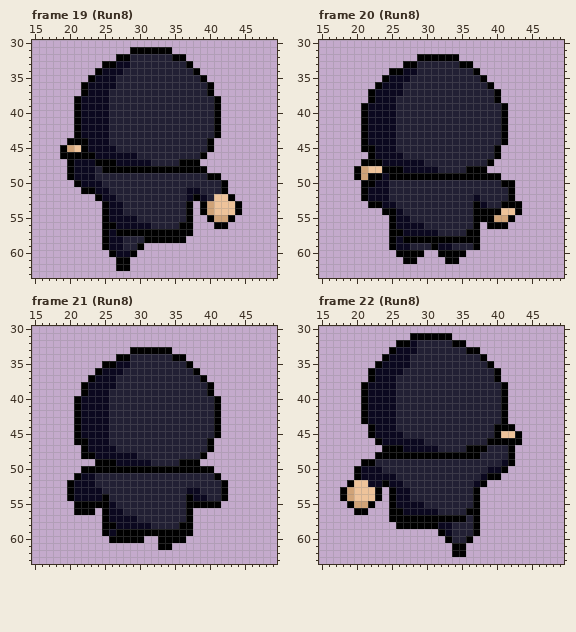
Edited in one commit: pixel-art file (Party Puncher/Assets/Aseprite/MIBRun.aseprite). The first picture shows the starting point.
64x64 pixels, 54 frames. Shown: frame 19 (Run8): x 15..49, y 30..63; frame 20 (Run8): x 15..49, y 30..63; frame 21 (Run8): x 15..49, y 30..63; frame 22 (Run8): x 15..49, y 30..63. The commit also changed other frames, which this record leaves out.
The same view after the edit:
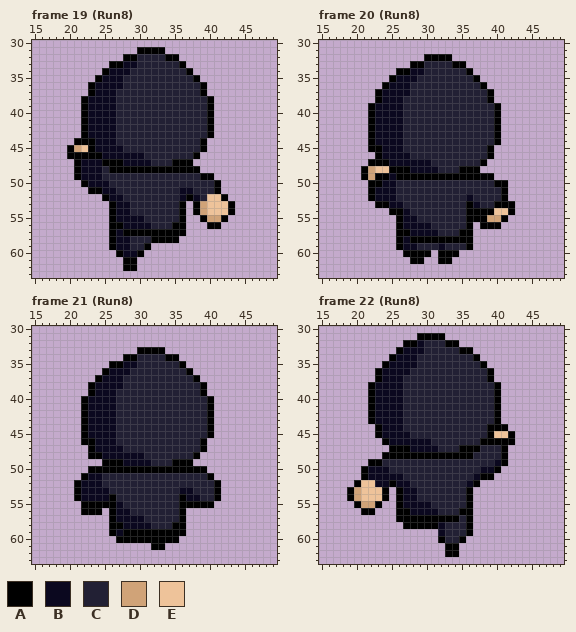
Palette (. is transparent): A #000000  B #0b081f  C #222034  D #d0a378  E #eec39a
The exact change:
Frame 19 (Run8):
y 31: x 29 A -> .; x 34 A -> .
y 32: x 27 A -> .; x 29 C -> A; x 34 C -> A; x 36 A -> .
y 33: x 25 A -> .; x 27 B -> A; x 29 C -> B; x 36..37 CA -> A.
y 34: x 24..25 AB -> .A; x 28 C -> B; x 37..38 CA -> A.
y 35: x 23..24 AB -> .A; x 27 C -> B; x 38..39 CA -> A.
y 36: x 22..23 AB -> .A; x 27 C -> B; x 39..40 CA -> A.
y 37: x 22..23 AB -> .A; x 26 C -> B; x 39..40 CA -> A.
y 38..43: x 21..22 AB -> .A; x 26 C -> B; x 40..41 CA -> A.
y 44: x 20 A -> .; x 23 B -> A; x 26 C -> B; x 39..40 CA -> A.
y 45: x 19..23 ADEAB -> .ADEA; x 27 C -> B; x 39..40 CA -> A.
y 46: x 19 A -> .; x 24 B -> A; x 30 C -> B; x 38..39 CA -> A.
y 47: x 20..21 AB -> .A; x 24 A -> B; x 27 B -> A; x 35 C -> A; x 38 A -> .
y 48: x 20..21 AB -> .A; x 24..25 CA -> BC; x 39 A -> .
y 49: x 20..21 AB -> .A; x 24 C -> B; x 39 C -> A; x 41 A -> .
y 50: x 21..22 AB -> .A; x 25 C -> B; x 41..42 CA -> A.
y 51: x 22 A -> .; x 24 B -> A; x 26 C -> B; x 36 C -> B; x 38 B -> C; x 41..42 CA -> A.
y 52: x 24..25 AB -> .A; x 27 C -> B; x 36..40 CBABC -> BABCE; x 42..43 EA -> A.
y 53..54: x 25..26 AB -> .A; x 28 C -> B; x 36..40 CA.AD -> A.ADE; x 43..44 EA -> A.
y 55: x 25..26 AB -> .A; x 30 C -> B; x 36..37 CA -> A.; x 39..40 .A -> AD; x 42..43 DA -> A.
y 56: x 25 A -> .; x 27 B -> A; x 35 C -> A; x 37 A -> .; x 40 . -> A; x 42 A -> .
y 57: x 25..27 ABA -> .AB; x 37 A -> .
y 58: x 25..26 AB -> .A; x 28 C -> B; x 31 A -> C; x 36 A -> .
y 59: x 25..26 AB -> .A; x 28 C -> B; x 30..31 A. -> CA
y 60: x 26..27 AB -> .A; x 29..30 A. -> BA
y 61..62: x 27 A -> .; x 29 . -> A
Frame 20 (Run8):
y 32: x 29 A -> .; x 34 A -> .
y 33: x 27 A -> .; x 29 C -> A; x 34 C -> A; x 36 A -> .
y 34: x 25 A -> .; x 27 B -> A; x 29 C -> B; x 36..37 CA -> A.
y 35: x 24..25 AB -> .A; x 28 C -> B; x 37..38 CA -> A.
y 36: x 23..24 AB -> .A; x 27 C -> B; x 38..39 CA -> A.
y 37: x 22..23 AB -> .A; x 27 C -> B; x 39..40 CA -> A.
y 38: x 22..23 AB -> .A; x 26 C -> B; x 39..40 CA -> A.
y 39..44: x 21..22 AB -> .A; x 26 C -> B; x 40..41 CA -> A.
y 45: x 21 A -> .; x 23 B -> A; x 26 C -> B; x 39..40 CA -> A.
y 46: x 22..23 AB -> .A; x 27 C -> B; x 39..40 CA -> A.
y 47: x 21 A -> .; x 24 B -> A; x 30 C -> B; x 38..39 CA -> A.
y 48: x 20..22 ADE -> .AD; x 24 A -> E; x 27 B -> A; x 35 C -> A; x 38 A -> .
y 49: x 20..22 ADA -> .AD; x 24..25 BA -> AB; x 40 A -> .
y 50: x 21 A -> .; x 23 B -> A; x 25 C -> B; x 40 C -> A; x 42 A -> .
y 51: x 21..22 AB -> .A; x 25 C -> B; x 41..42 CA -> A.
y 52: x 21..22 AB -> .A; x 25 C -> B; x 36..37 CB -> BC; x 41..42 CA -> A.
y 53: x 22 A -> .; x 24 B -> A; x 26 C -> B; x 36..38 CAB -> ABC; x 40 C -> A; x 43 A -> .
y 54: x 24 A -> .; x 26..27 BC -> AB; x 36 C -> A; x 40 A -> E; x 42..43 EA -> A.
y 55: x 25..26 AB -> .A; x 28 C -> B; x 36 C -> A; x 39 A -> D; x 41..42 DA -> A.
y 56: x 25..26 AB -> .A; x 30 C -> B; x 36..38 CA. -> A.A; x 41 A -> .
y 57: x 25 A -> .; x 27 B -> A; x 35 C -> A; x 37 A -> .
y 58: x 25..27 ABA -> .AB; x 37 A -> .
y 59: x 25..26 AB -> .A; x 28 C -> B; x 31 A -> C; x 33 B -> C; x 36..37 CA -> A.
y 60: x 26 A -> .; x 30 . -> A; x 35 A -> .
y 61: x 27 A -> .; x 29 . -> A; x 32 . -> A; x 34 A -> .
Frame 21 (Run8):
y 33: x 29 A -> .; x 34 A -> .
y 34: x 27 A -> .; x 29 C -> A; x 34 C -> A; x 36 A -> .
y 35: x 25 A -> .; x 27 B -> A; x 29 C -> B; x 36..37 CA -> A.
y 36: x 24..25 AB -> .A; x 28 C -> B; x 37..38 CA -> A.
y 37: x 23..24 AB -> .A; x 27 C -> B; x 38..39 CA -> A.
y 38: x 22..23 AB -> .A; x 27 C -> B; x 39..40 CA -> A.
y 39: x 22..23 AB -> .A; x 26 C -> B; x 39..40 CA -> A.
y 40..45: x 21..22 AB -> .A; x 26 C -> B; x 40..41 CA -> A.
y 46: x 21 A -> .; x 23 B -> A; x 26 C -> B; x 39..40 CA -> A.
y 47: x 22..23 AB -> .A; x 27 C -> B; x 39..40 CA -> A.
y 48: x 22 A -> .; x 24 B -> A; x 30 C -> B; x 38..39 CA -> A.
y 49: x 24 A -> .; x 27 B -> A; x 35 C -> A; x 38 A -> .
y 50: x 22 A -> .; x 40 A -> .
y 51: x 21..22 AB -> .A; x 24 C -> B; x 40..41 CA -> A.
y 52: x 20..21 AB -> .A; x 24 C -> B; x 41..42 CA -> A.
y 53: x 20..21 AB -> .A; x 25 C -> B; x 36 C -> B; x 38 B -> C; x 41..42 CA -> A.
y 54: x 20..21 AB -> .A; x 25..26 AC -> BA; x 36..37 CA -> AB; x 39 B -> C; x 41..42 CA -> A.
y 55: x 21 A -> .; x 26..27 BC -> AB; x 36 C -> A; x 41 A -> .
y 56: x 21 A -> .; x 24..26 .AB -> A.A; x 28 C -> B; x 36..37 CA -> A.
y 57: x 25..26 AB -> .A; x 30 C -> B; x 36..37 CA -> A.
y 58: x 25 A -> .; x 27 B -> A; x 35 C -> A; x 37 A -> .
y 59: x 25..27 ABA -> .AB; x 37 A -> .
y 60: x 26 A -> .; x 31..32 .. -> AA; x 36 A -> .
y 61: x 32 . -> A; x 34 A -> .
Frame 22 (Run8):
y 31: x 28 A -> .; x 33 A -> .
y 32: x 26 A -> .; x 28..29 BC -> AB; x 33 C -> A; x 35 A -> .
y 33: x 25..26 AB -> .A; x 29 C -> B; x 35 C -> A; x 37 A -> .
y 34: x 24..25 AB -> .A; x 28 C -> B; x 37..38 CA -> A.
y 35: x 23..24 AB -> .A; x 28 C -> B; x 38..39 CA -> A.
y 36: x 22..23 AB -> .A; x 27 C -> B; x 39..40 CA -> A.
y 37: x 22..23 AB -> .A; x 26 C -> B; x 39..40 CA -> A.
y 38..43: x 21..22 AB -> .A; x 26 C -> B; x 40..41 CA -> A.
y 44: x 22..23 AB -> .A; x 26 C -> B; x 39 C -> A; x 42 A -> .
y 45: x 22..23 AB -> .A; x 27 C -> B; x 39..40 CA -> AE; x 42..43 EA -> A.
y 46: x 23..24 AB -> .A; x 30 C -> B; x 38 C -> A; x 43 A -> .
y 47: x 24 A -> .; x 27 B -> A; x 35 C -> A; x 38 A -> C; x 41..42 CA -> A.
y 48: x 23 A -> .; x 37 A -> C; x 41..42 CA -> A.
y 49: x 21 A -> .; x 23 C -> A; x 40..42 CBA -> BA.
y 50: x 20..21 AB -> .A; x 24 C -> B; x 38 C -> B; x 40..41 BA -> A.
y 51: x 20..21 AB -> .A; x 26 C -> B; x 37..38 CB -> BA; x 40 A -> .
y 52: x 19..20 AE -> .A; x 22 B -> E; x 24..25 AB -> BA; x 27 C -> B; x 36..38 CBA -> BA.
y 53..54: x 18..20 ADE -> .AD; x 23..26 A.AB -> EA.A; x 28 C -> B; x 36..37 CA -> A.
y 55: x 19..20 AD -> .A; x 22..23 A. -> DA; x 25..26 AB -> .A; x 30 C -> B; x 36..37 CA -> A.
y 56: x 20 A -> .; x 22 . -> A; x 25 A -> .; x 27 B -> A; x 35 C -> A; x 37 A -> .
y 57: x 25 A -> .; x 35..37 ACA -> CA.
y 58: x 26 A -> .; x 33 B -> C; x 36..37 CA -> A.
y 59: x 32..33 AB -> BC; x 36..37 CA -> A.
y 60: x 32..33 .A -> AC; x 35..36 CA -> A.
y 61..62: x 33 . -> A; x 35 A -> .
